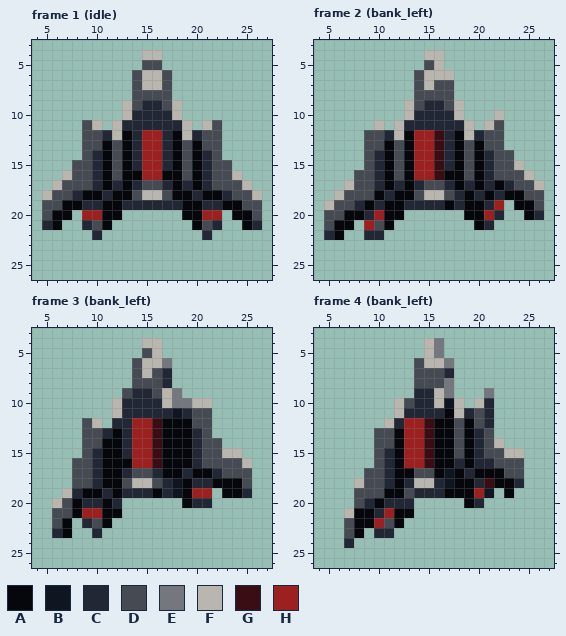
Two states of a pixel-art file, assets/sources/player/ship_banking_master.aseprite. The first picture shows the starting point.
32x32 pixels, 13 frames. Shown: frame 1 (idle): x 4..27, y 3..26; frame 2 (bank_left): x 4..27, y 3..26; frame 3 (bank_left): x 4..27, y 3..26; frame 4 (bank_left): x 4..27, y 3..26. The commit also changed other frames, which this record leaves out.
Visible layers, top first: "Player Red", "Base hull".
Palette (. is transparent): A #06070c  B #101522  C #222735  D #464a52  E #74777d  F #b8b6ae  G #3a0d14  H #9c2020
Pixels before, frame 1 (idle), first column x 5:
 4 ..........FF..........
 5 ..........DD..........
 6 .........DFFD.........
 7 .........DFFD.........
 8 .........DDDD.........
 9 ........FDCCDF........
10 ........FCCCCF........
11 ....DF.FCCCCCCF.FD....
12 ....DDCFACHHCAFCDD....
13 ....DDADACHHCADADD....
14 ....DCADACHHCADACD....
15 ...DDCADACHHCADACDD...
16 ..FDDCADAAHHAADACDDF..
17 .FDDDCACACDDCACACDDDF.
18 FDDCAACAADFFDAACAACDDF
19 DDAACCAACCCCCCAACCAADD
20 DAA.HHAA......AAHH.AAD
21 CA..CDA........ADC..AC
22 .....C..........C.....
Pixels before, frame 2 (bank_left), first column x 5:
 4 ..........FF..........
 5 ..........DF..........
 6 .........DFFF.........
 7 .........DFDD.........
 8 .........DDDD.........
 9 ........FDCCDF........
10 ........FCCCCF...F....
11 .....F.FCCCCCCF.FD....
12 ....DDCFAHHGCAFCDD....
13 ....DDADAHHGCADADD....
14 ....DCADAHHGCADACDD...
15 ....DCADAHHGCADACDDF..
16 ...DDCADAHHGAADACDDDF.
17 ..FDDCACACDDCACACACDDF
18 .FDDDACAADFFDCACACAADD
19 FDDCACAACCCCACAACH.AAD
20 DDAACHAA......AAHC..AC
21 DAA.HDA........AC.....
22 CA..CC................
Pixels before, frame 3 (bank_left), first column x 6:
 4 .........FF.........
 5 .........DF.........
 6 ........DFFE........
 7 ........DFDC........
 8 ........DDDC........
 9 .......DCCDFE.......
10 ......FCCCCFEEFF....
11 ......FCCCCCBCDD....
12 ...DF.CCHHGAAADD....
13 ...DDCACHHGAAACD....
14 ...DDAACHHGAAACDD...
15 ...DCAACHHGAAACDDFF.
16 ..DDCAAAHHGAAACDDDDF
17 ..DDCAACDDCAACAACDDD
18 ..DDCAADFFDCBACCAAAD
19 .FCAACACCCACBAHH.AAC
20 FDACCAC......ACC....
21 DDAHHAA.............
22 DA.CDA..............
23 CA..C...............
Pixels before, frame 4 (bank_left), first column x 7:
 4 ........FE........
 5 ........FE........
 6 .......DFFE.......
 7 .......DDDC.......
 8 .......DDDE.......
 9 .......CCFE...E...
10 .....FDCCFBF.FC...
11 .....FCCCCAFCDC...
12 ....FCHHGAADADC...
13 ...DDAHHGAADACD...
14 ...DDAHHGAADACDF..
15 ...DCAHHGAADACDDFF
16 ...DCAHHGAACACCDDD
17 ..DDCAADDABACAAADD
18 .FDDCACFFCBAACGAAC
19 .DDDAADCCCAAAHB.A.
20 .DCACCC.....AC....
21 FAACHAA...........
22 DAAHDA............
23 DA.CC.............
24 C.................
New version:
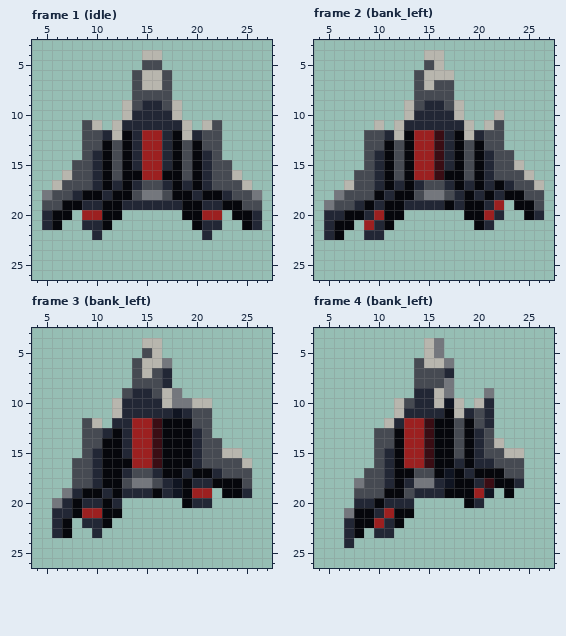
The edit:
Frame 1 (idle), layer "Base hull":
The edit turns colour D into colour C in row 20 at x 5 and 26; in row 21 at x 10 and 21.
The edit turns colour F into colour E in row 18 at x 5, 15 to 16 and 26.
Frame 2 (bank_left), layer "Base hull":
The edit turns colour D into colour C in row 20 at x 5 to 6; in row 21 at x 5 and 10.
The edit turns colour F into colour E in row 18 at x 6 and 15 to 16; in row 19 at x 5.
Frame 3 (bank_left), layer "Base hull":
The edit turns colour D into colour C in row 20 at x 7; in row 21 at x 6 to 7; in row 22 at x 6 and 10.
The edit turns colour F into colour E in row 18 at x 14 to 15; in row 19 at x 7; in row 20 at x 6.
Frame 4 (bank_left), layer "Base hull":
The edit turns colour D into colour C in row 20 at x 8; in row 22 at x 7 and 11; in row 23 at x 7.
The edit turns colour F into colour E in row 18 at x 8 and 14 to 15; in row 21 at x 7.
Changed places in both pictures, as pixel boxes (x1, y1, x2, y2):
changed: (42, 190, 52, 220)
changed: (92, 190, 212, 230)
changed: (252, 190, 262, 220)
changed: (324, 190, 344, 230)
changed: (374, 190, 444, 230)
changed: (52, 478, 152, 528)
changed: (344, 478, 434, 538)
